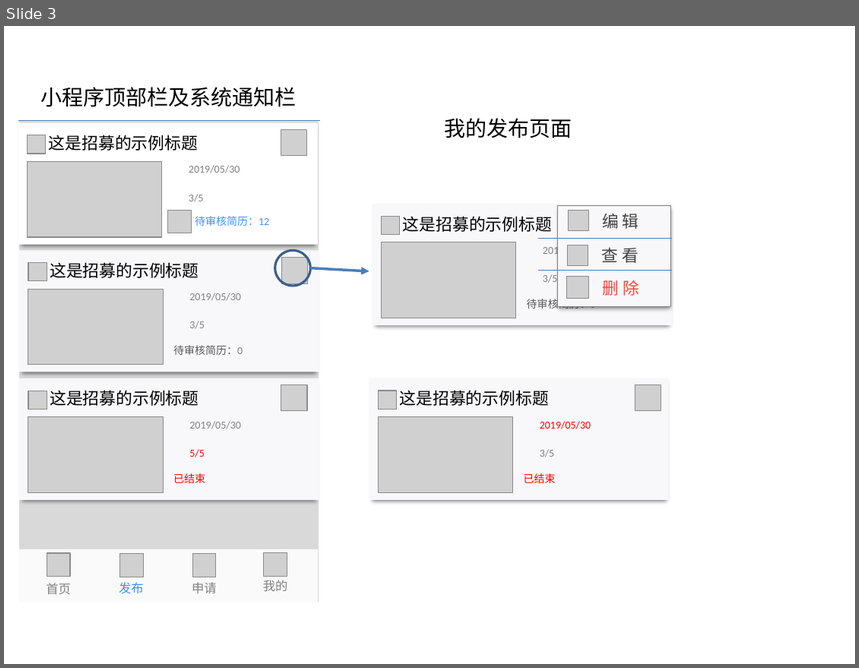
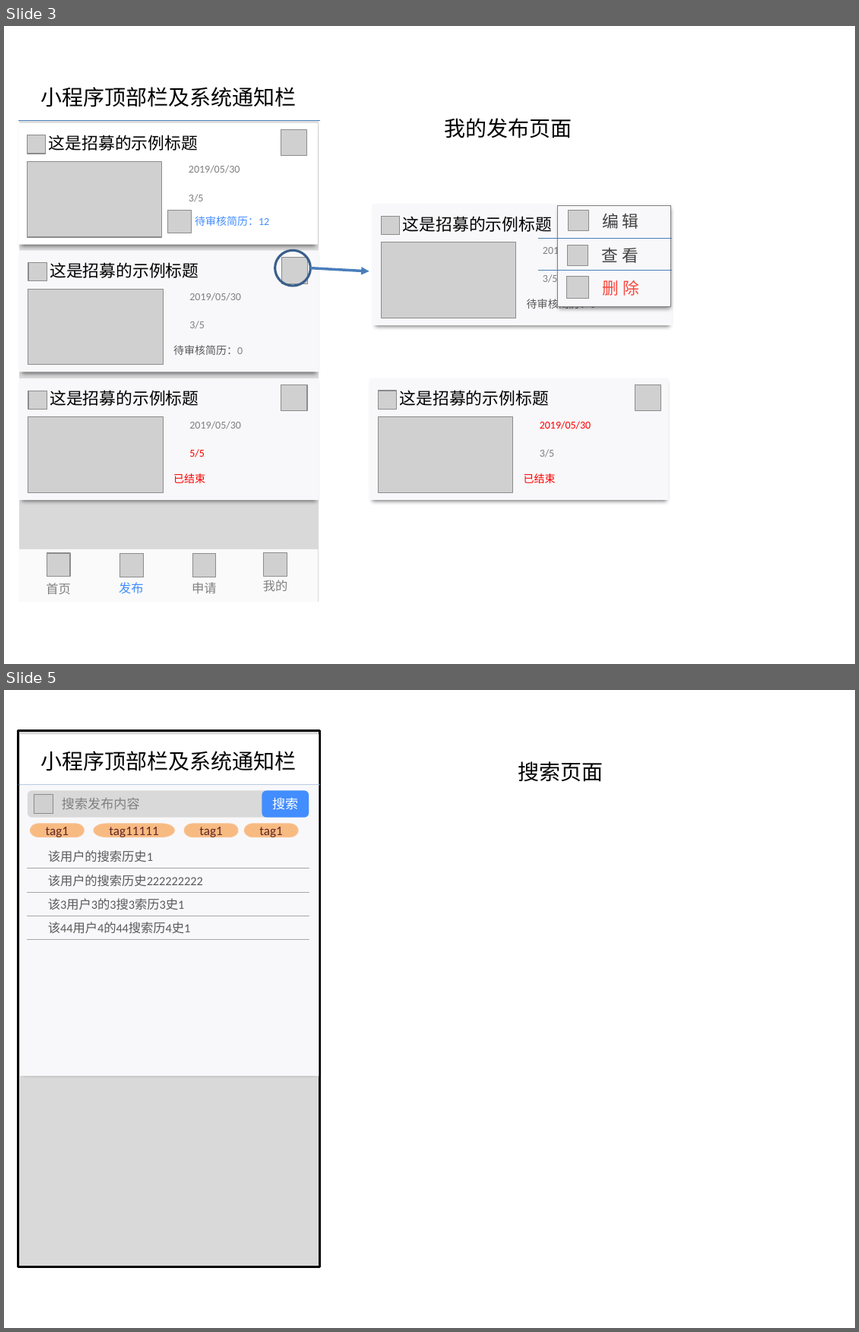
Before and after one commit to kirito12138/GroupWork, a slide deck: docs/Beta阶段前端设计稿.pptx. Shown one above the other, each under a label of ours: slide 3 before the commit, slides 3 and 5 after it; the slides between them are not shown. The pictures are 859x668 and 859x1332 pixels, drawn with LibreOffice and Linux fonts; fonts in the diff are those of the drawing; grey boxes stand for pictures; background and template pictures are left out. Boxes give left, top, right and bottom in pixels: in the first picture for what was removed or moved away, otherwise in the second. Text is boxed around its words. In the diff, an @@ line names an element or a change of style, - is before the commit and + after.

Commit message:
搜索页面设计

```diff
--- a/docs/Beta阶段前端设计稿.pptx
+++ b/docs/Beta阶段前端设计稿.pptx
@@ slide 5 added at (x1=4, y1=690, x2=855, y2=1328), background #FFFFFF @@
@@ rectangle added at (x1=18, y1=731, x2=320, y2=1267), fill #D9D9D9, outline #000000 2 pt @@
@@ rectangle added at (x1=20, y1=734, x2=319, y2=785), fill #FFFFFF @@
@@ text added at (x1=40, y1=751, x2=296, y2=771), 18 pt, text #000000 @@
+小程序顶部栏及系统通知栏
@@ text added at (x1=519, y1=761, x2=604, y2=782), 18 pt, text #000000 @@
+搜索页面
@@ line added from (18, 784) to (320, 784), #4B7EBC 0.75 pt @@
@@ rectangle added at (x1=20, y1=784, x2=319, y2=1076), fill #F8F8FA @@
@@ rounded rectangle added at (x1=28, y1=790, x2=310, y2=817), fill #D9D9D9 @@
@@ picture added at (x1=34, y1=795, x2=53, y2=813) @@
@@ text added at (x1=62, y1=798, x2=140, y2=809), 11 pt, text #808080 @@
+搜索发布内容
@@ rounded rectangle added at (x1=262, y1=790, x2=309, y2=817), fill #428DFF, 11 pt, text #FFFFFF @@
+搜索
@@ pill shape added at (x1=31, y1=824, x2=84, y2=837), fill #F7BA81, outline #FAC090 0.75 pt, 11 pt, text #632523 @@
+tag1
@@ pill shape added at (x1=94, y1=824, x2=174, y2=837), fill #F7BA81, outline #FAC090 0.75 pt, 11 pt, text #632523 @@
+tag11111
@@ pill shape added at (x1=184, y1=824, x2=238, y2=837), fill #F7BA81, outline #FAC090 0.75 pt, 11 pt, text #632523 @@
+tag1
@@ pill shape added at (x1=245, y1=824, x2=299, y2=837), fill #F7BA81, outline #FAC090 0.75 pt, 11 pt, text #632523 @@
+tag1
@@ line added from (28, 868) to (309, 868), #A6A6A6 1 pt @@
@@ text added at (x1=48, y1=850, x2=153, y2=862), 10.5 pt, text #5A5A5A @@
+该用户的搜索历史1
@@ line added from (28, 893) to (309, 893), #A6A6A6 1 pt @@
@@ text added at (x1=48, y1=875, x2=203, y2=886), 10.5 pt, text #5A5A5A @@
+该用户的搜索历史222222222
@@ line added from (28, 916) to (309, 916), #A6A6A6 1 pt @@
@@ text added at (x1=48, y1=898, x2=184, y2=910), 10.5 pt, text #5A5A5A @@
+该3用户3的3搜3索历3史1
@@ line added from (28, 939) to (309, 939), #A6A6A6 1 pt @@
@@ text added at (x1=48, y1=922, x2=191, y2=933), 10.5 pt, text #5A5A5A @@
+该44用户4的44搜索历4史1
```
Also in this commit, not shown: 3 slides changed.
